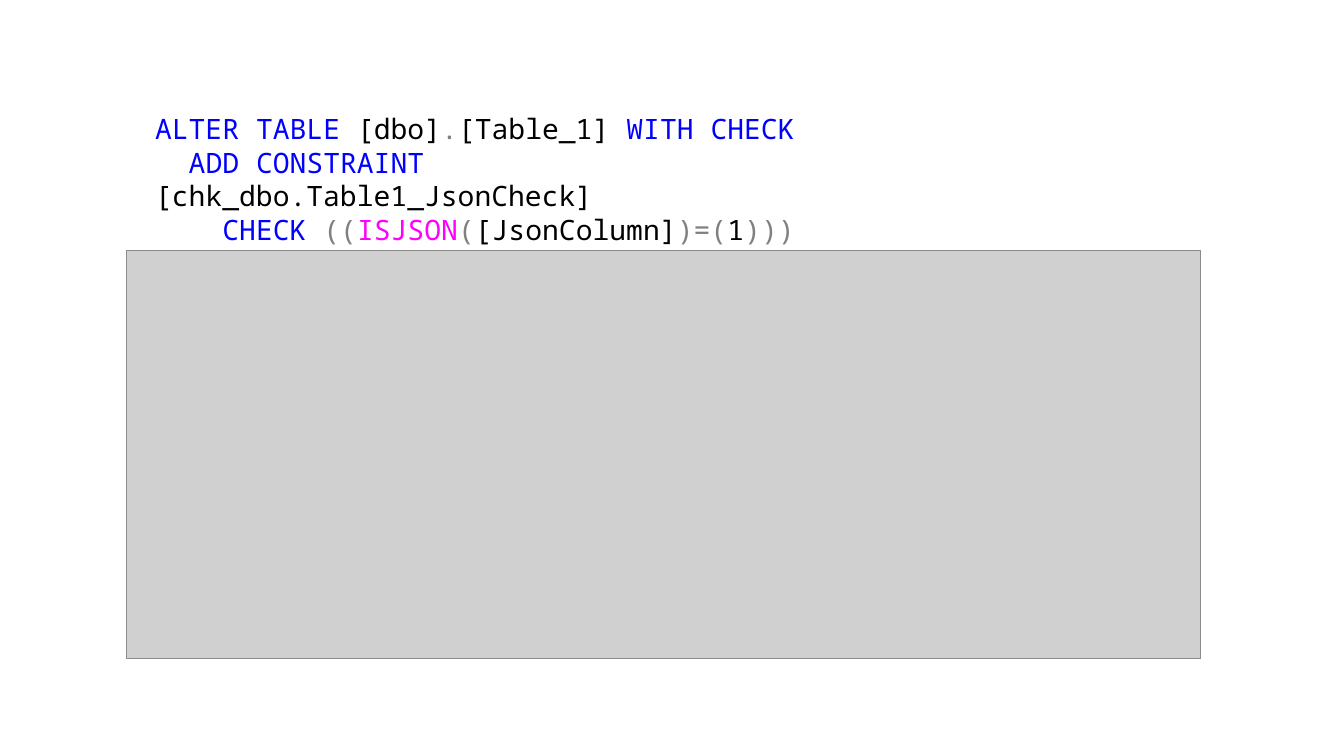
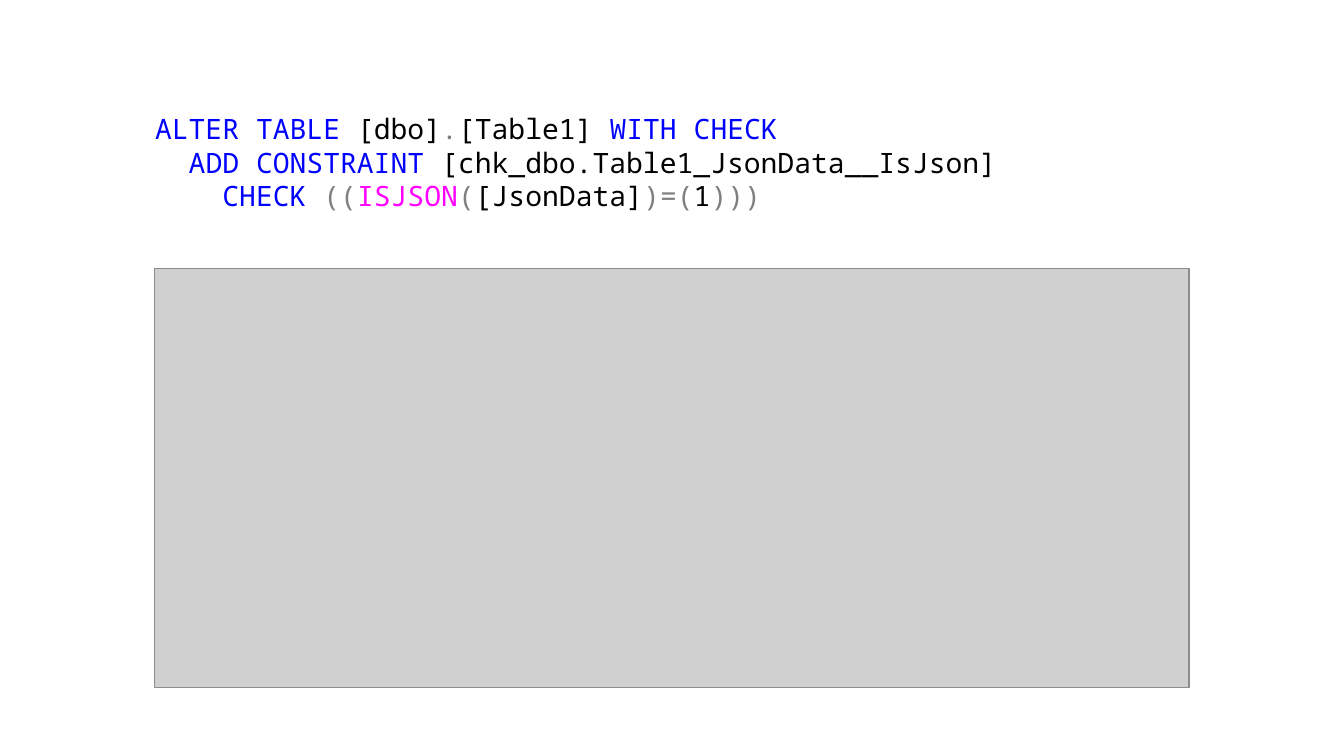
Before and after one commit to jbfoushee/MyPresentations, a slide deck: slide 32 of TSQL_JSON_Operators/TSQL_JSON_Operators.pptx. Drawn at 1344x756 pixels with LibreOffice and Linux fonts; fonts in the diff are those of the drawing; grey boxes stand for pictures. Boxes give left, top, right and bottom in pixels: in the first picture for what was removed or moved away, otherwise in the second. Text is boxed around its words. In the diff, an @@ line names an element or a change of style, - is before the commit and + after.

```diff
--- a/TSQL_JSON_Operators/TSQL_JSON_Operators.pptx
+++ b/TSQL_JSON_Operators/TSQL_JSON_Operators.pptx
@@ text at bbox=[155, 117, 996, 211]: text changed @@
-ALTER TABLE [dbo].[Table_1] WITH CHECK
-ADD CONSTRAINT [chk_dbo.Table1_JsonCheck]
-CHECK ((ISJSON([JsonColumn])=(1)))
+ALTER TABLE [dbo].[Table1] WITH CHECK
+ADD CONSTRAINT [chk_dbo.Table1_JsonData__IsJson]
+CHECK ((ISJSON([JsonData])=(1)))
@@ picture: place and size @@
-picture at bbox=[126, 251, 1201, 659]
+picture at bbox=[155, 268, 1190, 688]
```
Also in this commit, not shown: 5 other slides changed, 1 slide added, 2 other files.
